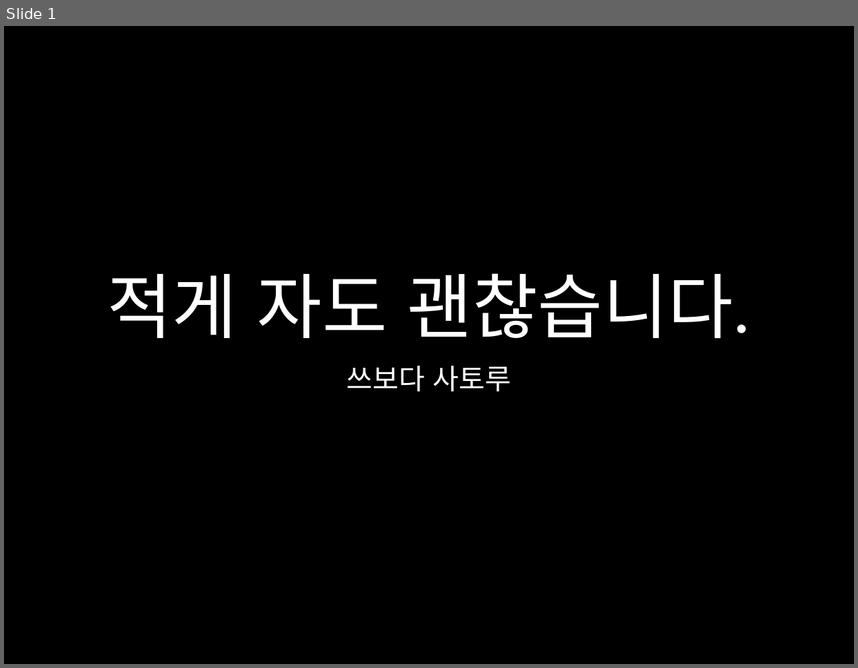
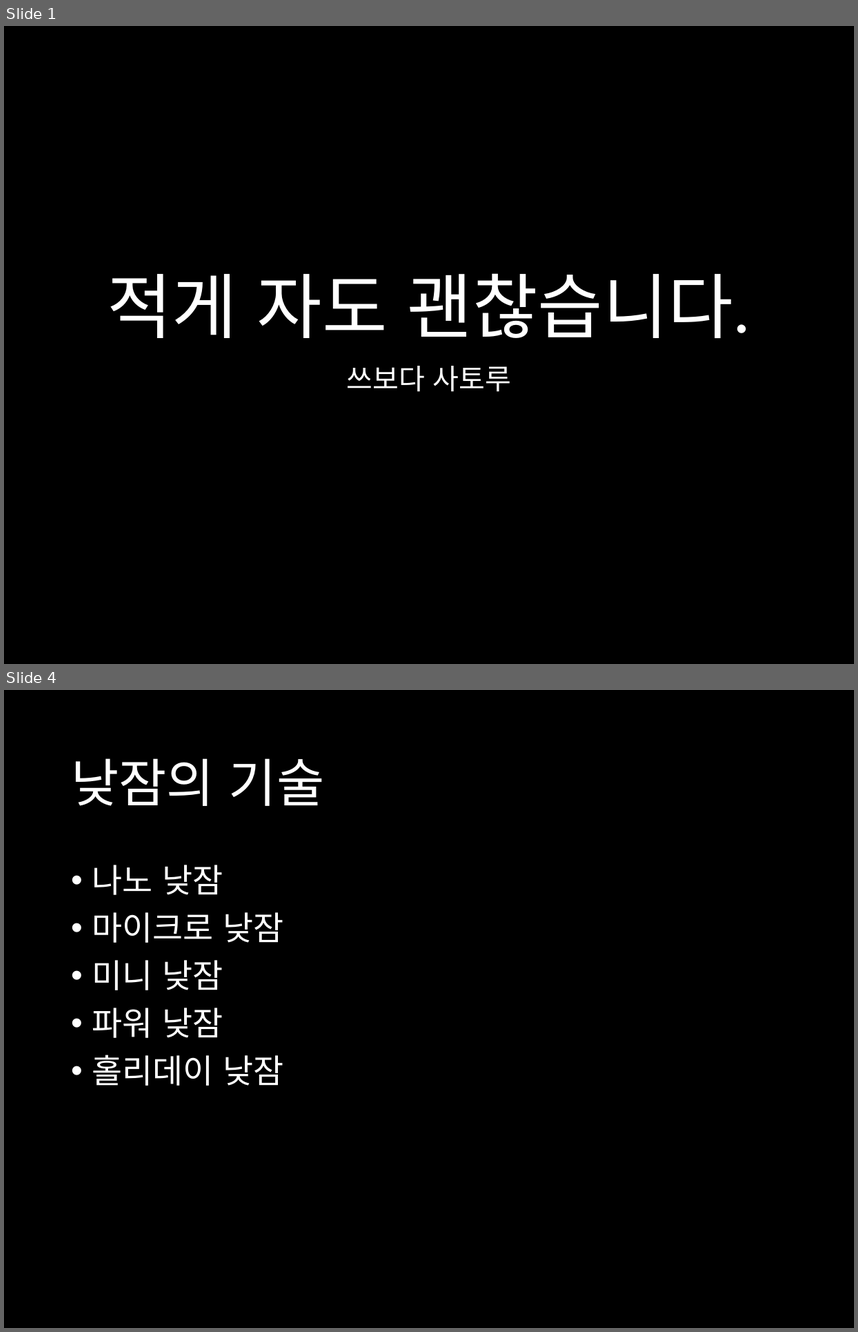
Before and after one commit to harrisleesh/Review, a slide deck: 적게 자도 괜찮습니다.pptx. Shown one above the other, each under a label of ours: slide 1 before the commit, slides 1 and 4 after it; the slides between them are not shown. The pictures are 858x668 and 858x1332 pixels, drawn with LibreOffice and Linux fonts; fonts in the diff are those of the drawing. Boxes give left, top, right and bottom in pixels: in the first picture for what was removed or moved away, otherwise in the second. Text is boxed around its words. In the diff, an @@ line names an element or a change of style, - is before the commit and + after.

```diff
--- a/적게 자도 괜찮습니다.pptx
+++ b/적게 자도 괜찮습니다.pptx
@@ slide 4 added at (4,690,854,1328), background #000000 @@
@@ title added at (71,758,325,806), 44 pt, text #FFFFFF @@
+낮잠의 기술
@@ text added at (92,865,283,1085), 28 pt, text #FFFFFF @@
+• 나노 낮잠
+• 마이크로 낮잠
+• 미니 낮잠
+• 파워 낮잠
+• 홀리데이 낮잠
```
Also in this commit, not shown: 3 other slides added, 1 other file.
